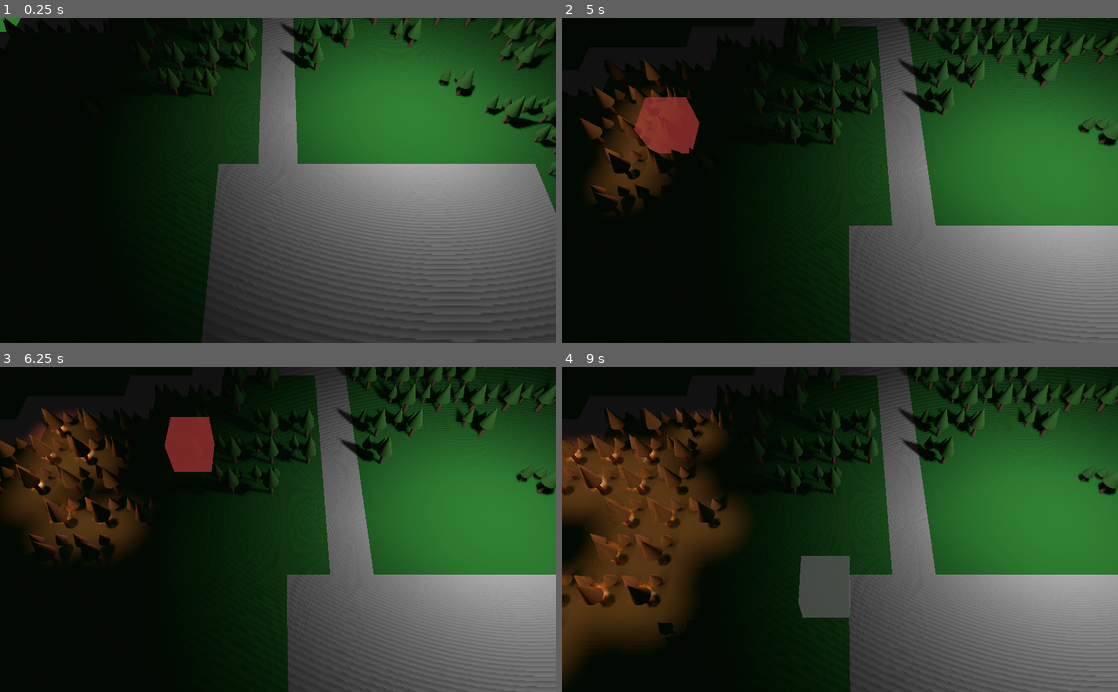
Above: before the commit, frames 1-4 (two rows, left to right).
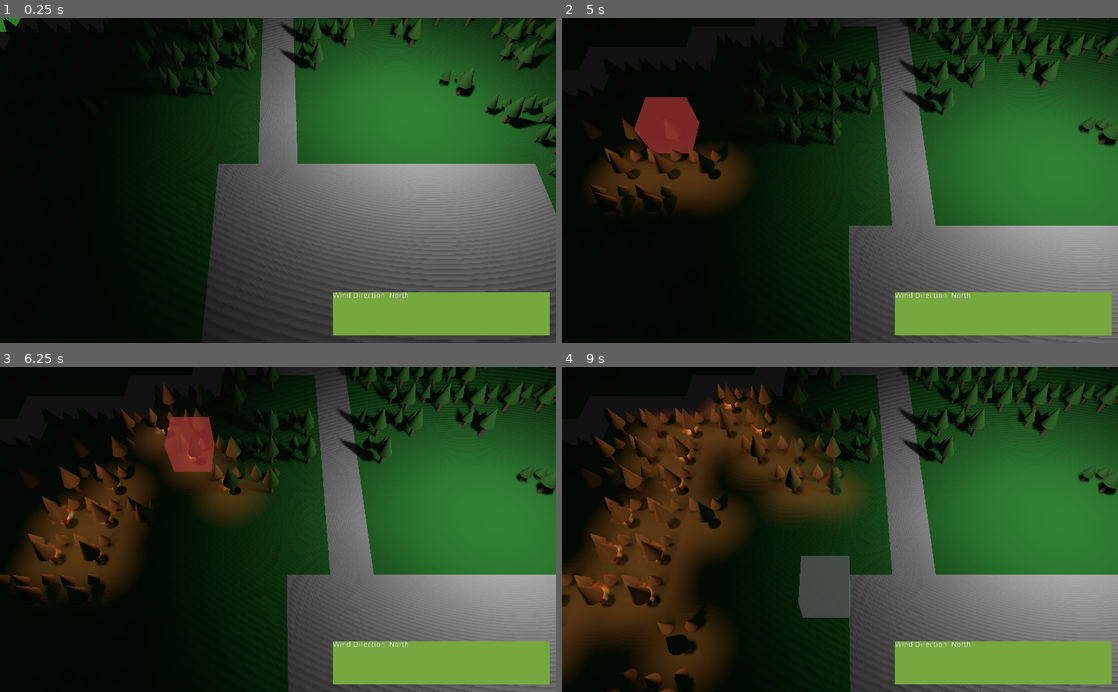
Above: after the commit, the same moments.

Repository: arturh85/gamejam2021
Game: Godot game, scene res://World.tscn
Same seed, same stepped clock (60 frames per second), same inputs: the game is played once before the commit and once after it. This scene is started directly instead of the project's main scene.
Inputs (mouse positions are in pixels of both pictures, inside the frame that each line leads up to):
- Up to frame 1 (0.25 s): no input
- Up to frame 2 (5 s): move the mouse to (962, 164) at 0.52 s; press the mouse at (962, 164) at 0.53 s; tap Enter at 1.25, 2.75, 4.25 s; move the mouse to (728, 196) at 1.27 s; release the mouse at (728, 196) at 1.28 s; right-click (728, 196) at 1.35 s; tap Space at 2, 3.5 s; move the mouse to (895, 109) at 2.02 s; press the mouse at (895, 109) at 2.03 s; move the mouse to (812, 245) at 2.77 s; release the mouse at (812, 245) at 2.78 s; right-click (812, 245) at 2.85 s; move the mouse to (1006, 229) at 3.52 s; press the mouse at (1006, 229) at 3.53 s; move the mouse to (673, 131) at 4.27 s; release the mouse at (673, 131) at 4.28 s; right-click (673, 131) at 4.35 s
- Up to frame 3 (6.25 s): move the mouse to (305, 529) at 5.02 s; press the mouse at (305, 529) at 5.03 s; move the mouse to (194, 448) at 5.77 s; release the mouse at (194, 448) at 5.78 s; right-click (194, 448) at 5.85 s
- Up to frame 4 (9 s): move the mouse to (962, 513) at 6.52 s; press the mouse at (962, 513) at 6.53 s; move the mouse to (728, 545) at 7.27 s; release the mouse at (728, 545) at 7.28 s; right-click (728, 545) at 7.35 s; move the mouse to (895, 458) at 8.02 s; press the mouse at (895, 458) at 8.03 s; move the mouse to (812, 594) at 8.77 s; release the mouse at (812, 594) at 8.78 s; right-click (812, 594) at 8.85 s

The runs differ from the first frame. In frame 1, 5.2% of the frame differs, in the area x 59-99%, y 84-98%; in frame 2, 9.2%; in frame 3, 16%; in frame 4, 19%, in the area x 0-99%, y 4-100%.

Commit message:
basic HUD with wind direction

Diff:
--- a/GridMap.gd
+++ b/GridMap.gd
@@ -2,6 +2,12 @@
 
 var fires = {}
 var wind_direction = 0
+signal wind_direction_changed
+
+var player_resources = 10
+var player_energy = 10
+var co2_level = 0
+
 var rng = RandomNumberGenerator.new()
 
 func _ready():
@@ -26,12 +32,12 @@
 	var fires_to_add = []
 
 	var wind_change = rng.randf_range(-10.0, 10.0)
-	if wind_change < -7:
+	if wind_change < -8.9:
 		wind_direction = wrapi(wind_direction - 1, 0, 4)
-		print("new wind direction: ", wind_direction)
-	if wind_change > 7:
+		emit_signal("wind_direction_changed", wind_direction)
+	if wind_change > 8.9:
 		wind_direction = wrapi(wind_direction + 1, 0, 4)
-		print("new wind direction: ", wind_direction)
+		emit_signal("wind_direction_changed", wind_direction)
 
 	for cell in get_used_cells():
 			var key = str(cell.x) + "," + str(cell.z)
--- /dev/null
+++ b/HUD-Status.gd
@@ -0,0 +1,20 @@
+extends ColorRect
+
+
+onready var GameGrid = get_node("../../GridMap")
+
+func _ready():
+   GameGrid.connect("wind_direction_changed", self, "wind_direction_changed")
+
+func direction_label(direction):
+	if direction == 0:
+		return "North"
+	elif direction == 1:
+		return "East"
+	elif direction == 2:
+		return "South"
+	elif direction == 3:
+		return "West"
+
+func wind_direction_changed(direction):
+	$"Label-WindDirection".text = "Wind Direction: " + direction_label(direction)
--- /dev/null
+++ b/HUD-Status.tscn
@@ -0,0 +1,22 @@
+[gd_scene load_steps=2 format=2]
+
+[ext_resource path="res://HUD-Status.gd" type="Script" id=1]
+
+[node name="HUD-Status" type="ColorRect"]
+margin_left = 613.0
+margin_top = 506.0
+margin_right = 1013.0
+margin_bottom = 586.0
+color = Color( 0.466667, 0.662745, 0.25098, 1 )
+script = ExtResource( 1 )
+__meta__ = {
+"_edit_use_anchors_": false
+}
+
+[node name="Label-WindDirection" type="RichTextLabel" parent="."]
+margin_right = 140.0
+margin_bottom = 20.0
+text = "Wind Direction: North"
+__meta__ = {
+"_edit_use_anchors_": false
+}
--- a/World.tscn
+++ b/World.tscn
@@ -1,9 +1,10 @@
-[gd_scene load_steps=13 format=2]
+[gd_scene load_steps=14 format=2]
 
 [ext_resource path="res://CamBase.gd" type="Script" id=1]
 [ext_resource path="res://SelectionBox.gd" type="Script" id=2]
 [ext_resource path="res://ColorRect.gd" type="Script" id=3]
 [ext_resource path="res://meshlib/gridmap2.tres" type="MeshLibrary" id=4]
+[ext_resource path="res://HUD-Status.tscn" type="PackedScene" id=5]
 [ext_resource path="res://World.gd" type="Script" id=6]
 [ext_resource path="res://GridMap.gd" type="Script" id=7]
 [ext_resource path="res://environment.tres" type="Environment" id=8]
@@ -50,6 +51,8 @@
 __meta__ = {
 "_edit_use_anchors_": false
 }
+
+[node name="HUD-Status" parent="CanvasLayer" instance=ExtResource( 5 )]
 
 [node name="CamBase" type="Spatial" parent="."]
 transform = Transform( 1, 0, 0, 0, 0.5, 0.866026, 0, -0.866026, 0.5, 0, 0, 0 )
